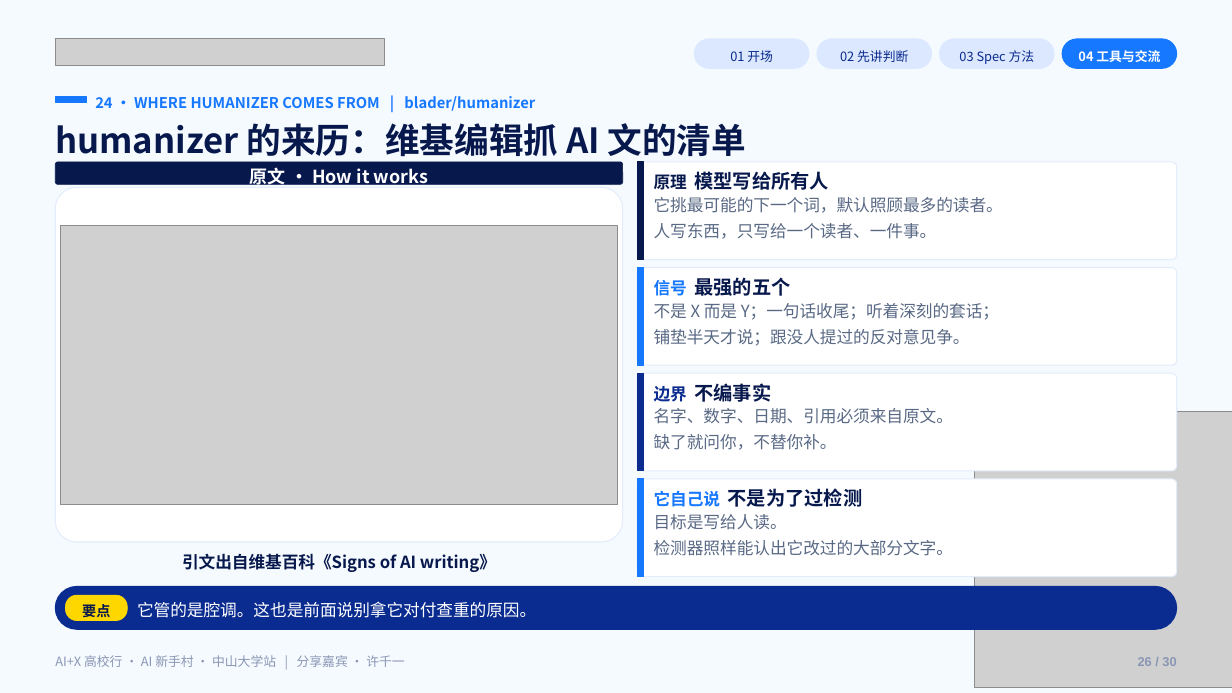
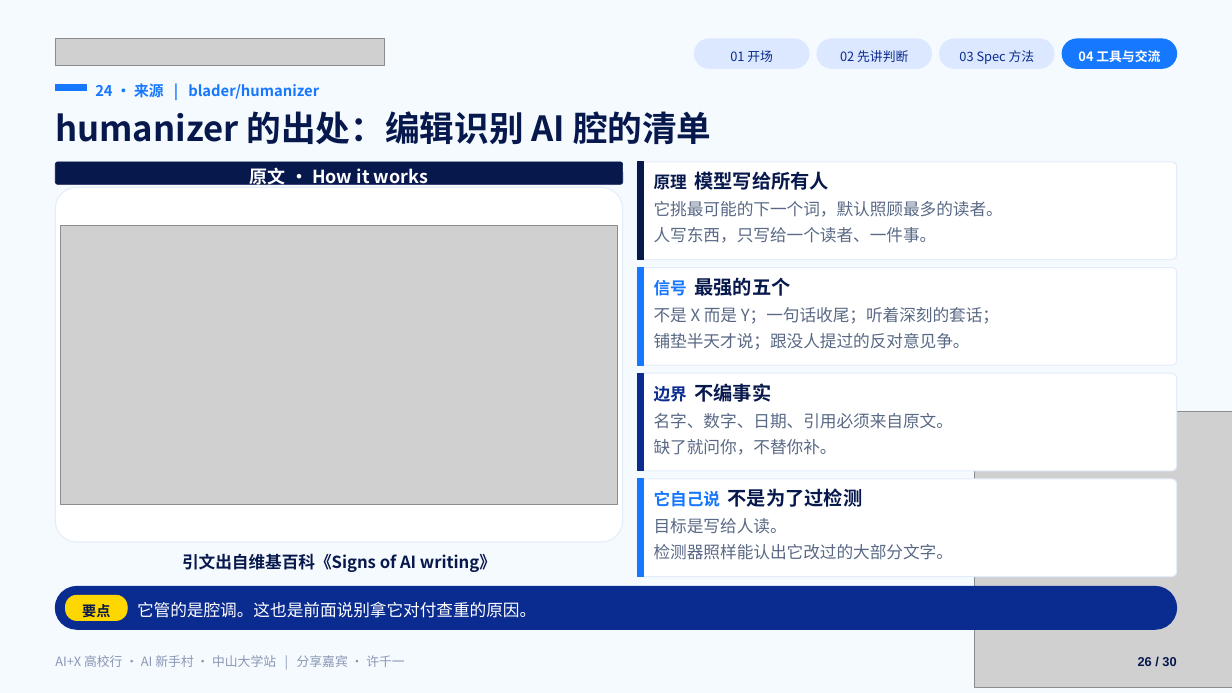
Before and after one commit to Frocir/aix-talk, a slide deck: slide 26 of aix-talk-26pages.pptx. Drawn at 1232x693 pixels with LibreOffice and Linux fonts; fonts in the diff are those of the drawing; grey boxes stand for pictures. Boxes give left, top, right and bottom in pixels: in the first picture for what was removed or moved away, otherwise in the second. Text is boxed around its words. In the diff, an @@ line names an element or a change of style, - is before the commit and + after.

```diff
--- a/aix-talk-26pages.pptx
+++ b/aix-talk-26pages.pptx
@@ rectangle: place and size @@
-rectangle at [55, 97, 87, 103]
+rectangle at [55, 85, 87, 91]
@@ text at [95, 83, 319, 99]: text changed @@
-24 · WHERE HUMANIZER COMES FROM | blader/humanizer
+24 · 来源 | blader/humanizer
@@ text at [55, 111, 712, 144]: text changed @@
-humanizer 的来历：维基编辑抓 AI 文的清单
+humanizer 的出处：编辑识别 AI 腔的清单
@@ text "它挑最可能的下一个词，默认照顾最多的读者。": place and size @@
-text "它挑最可能的下一个词，默认照顾最多的读者。" at [654, 197, 1003, 239]
+text "它挑最可能的下一个词，默认照顾最多的读者。" at [654, 201, 1003, 243]
@@ text "不是 X 而是 Y；一句话收尾；听着深刻的套话；": place and size @@
-text "不是 X 而是 Y；一句话收尾；听着深刻的套话；" at [654, 303, 999, 346]
+text "不是 X 而是 Y；一句话收尾；听着深刻的套话；" at [654, 307, 999, 350]
@@ text "名字、数字、日期、引用必须来自原文。": place and size @@
-text "名字、数字、日期、引用必须来自原文。" at [654, 408, 953, 450]
+text "名字、数字、日期、引用必须来自原文。" at [654, 413, 953, 455]
@@ text "目标是写给人读。": place and size @@
-text "目标是写给人读。" at [654, 514, 953, 556]
+text "目标是写给人读。" at [654, 518, 953, 560]
@@ text "26 / 30" at [1138, 657, 1176, 666]: text colour #8A97B4 to #07184D @@
```
Also in this commit, not shown: 28 other slides changed, 31 other files.
